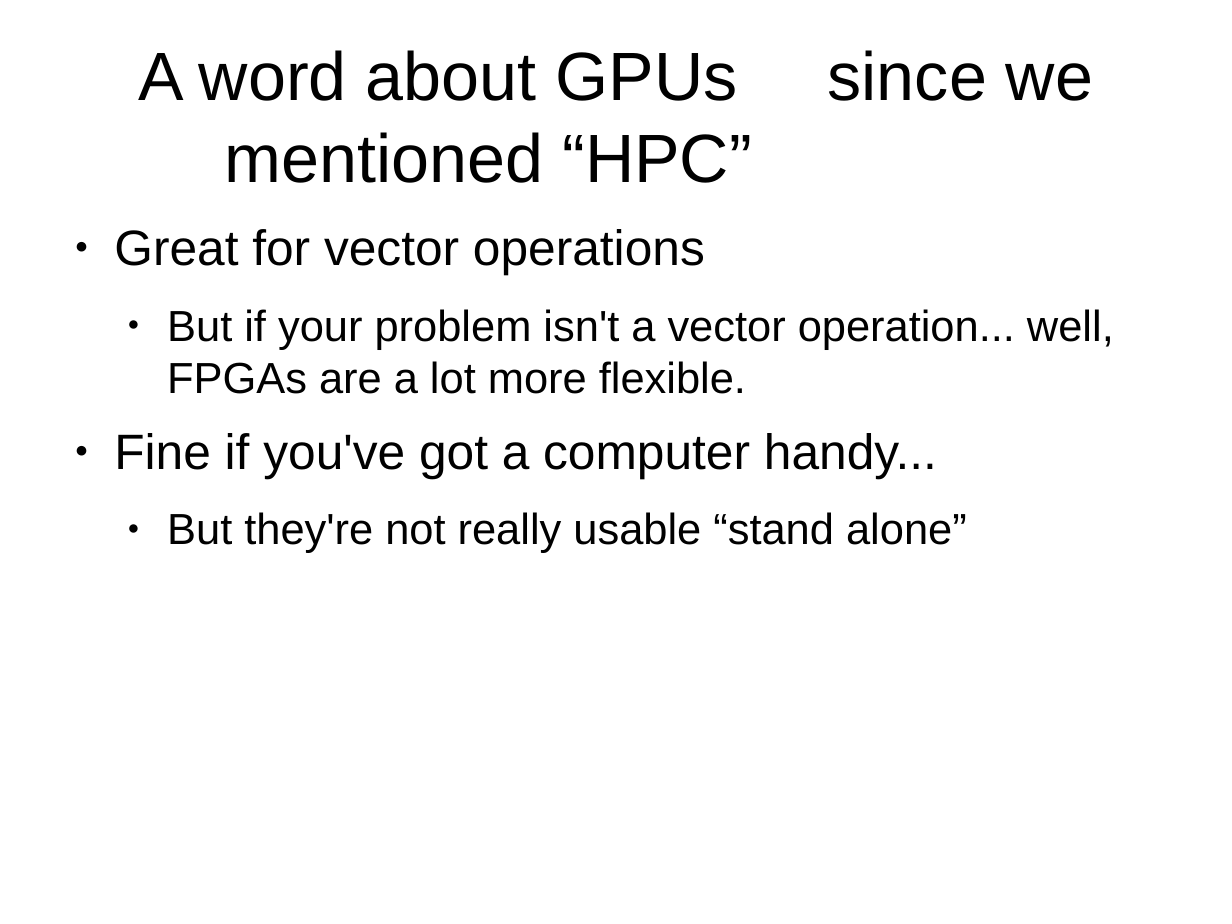
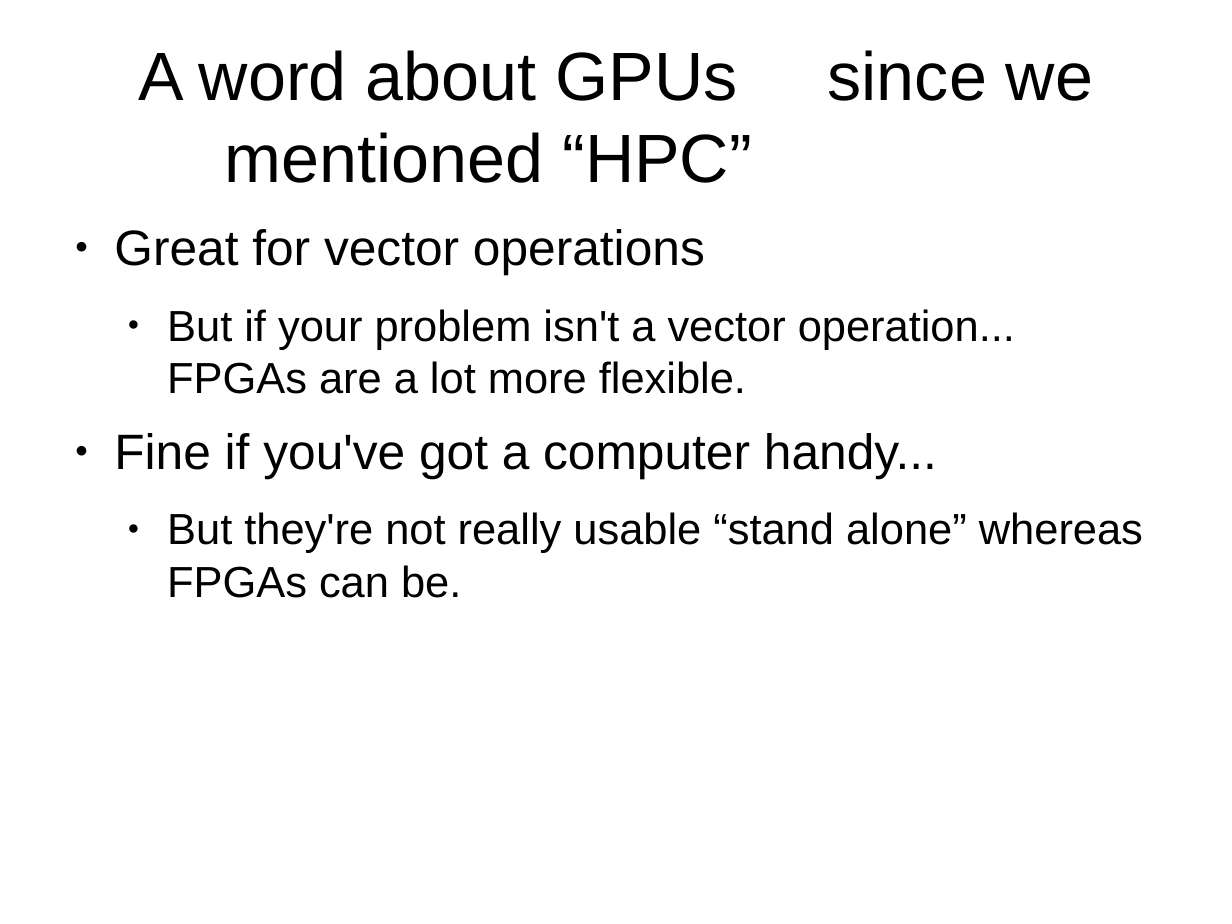
Before and after one commit to philtomson/fpga_pres, a slide deck: slide 13 of fpga_pres.odp (slide 11 before the commit). Drawn at 1232x924 pixels with LibreOffice and Linux fonts; fonts in the diff are those of the drawing. Boxes give left, top, right and bottom in pixels: in the first picture for what was removed or moved away, otherwise in the second. Text is boxed around its words. In the diff, an @@ line names an element or a change of style, - is before the commit and + after.

```diff
--- a/fpga_pres.odp
+++ b/fpga_pres.odp
@@ text at box(167, 309, 1015, 394): text changed @@
-  ● But if your problem isn't a vector operation... well, FPGAs are a lot more flexible.
+  ● But if your problem isn't a vector operation... FPGAs are a lot more flexible.
@@ text at box(167, 512, 1143, 598): text changed @@
-  ● But they're not really usable “stand alone”
+  ● But they're not really usable “stand alone” whereas FPGAs can be.
```
Also in this commit, not shown: 14 other slides changed, 8 slides added, 1 slide removed.
